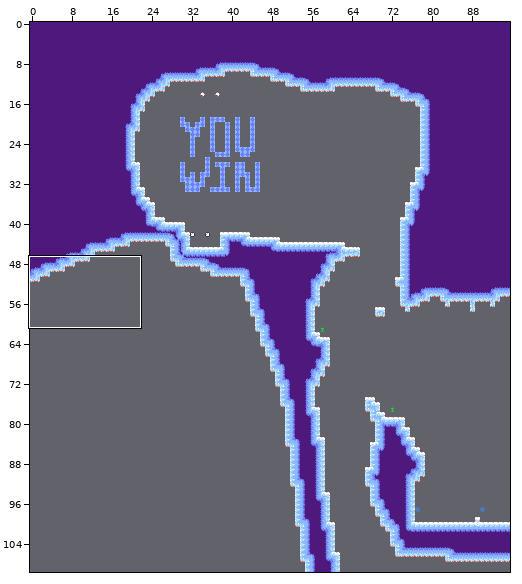
One commit to this Tiled map (JSON): assets/world/room/ice2.json. Above, an overview of the earlier version with the close-up marked.
Close-up. Before the edit:
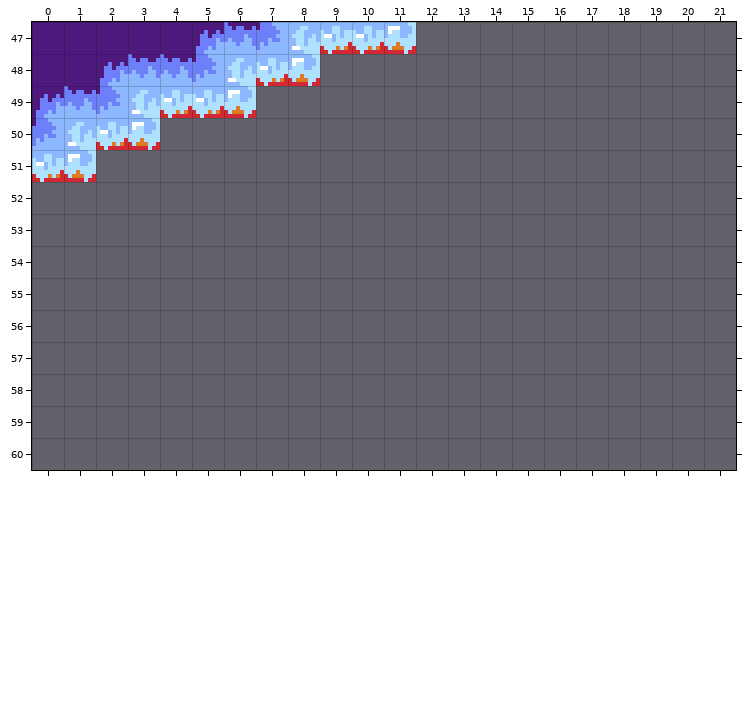
Cells are 8x8 px. Shown: x 0..21, y 47..60. The commit also changed other parts of the map, which this record leaves out.
Once edited:
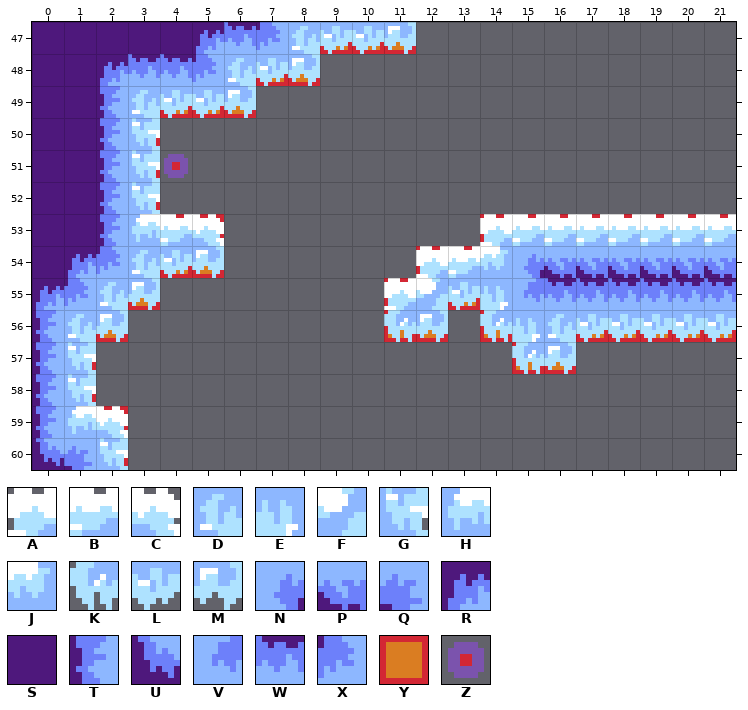
Key: from "ice": A 0, B 1, C 2, D 3, E 4, F 6, G 15, H 16, J 17, K 26, L 27, M 28, N 49, P 50, Q 51, R 60, S 63, T 64, U 73, V 75, W 76, X 77; from "tools": Y 1 "ground", Z 8 "Magmasquito".
_ is an empty cell.
Commit message: finished ice (pre final), magmasquito behavior adjustments
Diff:
Layer "entity":
The author put tile Z in row 51 at x 4.
Layer "draft":
The author put tile Y in rows 51 to 52 at x 3; in row 53 at x 4 to 5 and 14 to 21; in row 54 at x 4 to 5 and 12 to 13; in row 55 at x 3, 11 and 13; in row 56 at x 2, 11 to 12, 14 and 17 to 21; in row 57 at x 1 and 15 to 16.
The author put tile Y in row 58 at x 1; in rows 59 to 60 at x 2.
Layer "map":
The author put tile A in row 53 at x 14; in row 54 at x 12; in row 55 at x 11.
The author put tile B in row 53 at x 4 and 15 to 21; in row 54 at x 13.
The author put tile C in row 53 at x 5; in row 59 at x 2.
The author put tile D in row 54 at x 3; in row 55 at x 2; in row 56 at x 1 and 16.
The author put tile E in row 55 at x 14; in row 56 at x 15.
The author put tile F in row 55 at x 12.
Tile M becomes tile G in row 50 at x 3.
The author put tile G in rows 51 to 52 at x 3; in rows 57 to 58 at x 1; in row 60 at x 2.
The author put tile H in row 53 at x 3; in row 59 at x 1.
The author put tile J in row 54 at x 14.
The author put tile K in row 56 at x 11 and 14; in row 57 at x 15.
The author put tile L in row 54 at x 4; in row 55 at x 13; in row 56 at x 17 to 21.
The author put tile M in row 54 at x 5; in row 55 at x 3; in row 56 at x 2 and 12; in row 57 at x 16.
The author put tile N in row 54 at x 15.
The author put tile P in row 54 at x 16 to 21.
The author put tile Q in row 60 at x 1.
The author put tile R in row 54 at x 1; in row 55 at x 0.
Tile D becomes tile S in row 50 at x 1.
Tile L becomes tile S in row 51 at x 0.
Tile M becomes tile S in row 51 at x 1.
Tile R becomes tile S in row 49 at x 0.
Tile W becomes tile S in row 49 at x 1.
Tile X becomes tile S in row 50 at x 0.
The author put tile S in rows 52 to 53 at x 0 to 1; in row 54 at x 0.
Tile L becomes tile T in row 50 at x 2.
Tile X becomes tile T in row 49 at x 2.
The author put tile T in rows 51 to 53 at x 2; in rows 56 to 59 at x 0.
The author put tile U in row 60 at x 0.
The author put tile V in row 55 at x 15.
The author put tile W in row 55 at x 16 to 21.
The author put tile X in row 54 at x 2; in row 55 at x 1.
Changed places in both close-ups, as pixel boxes (x1, y1, x2, y2):
changed: (32, 86, 224, 470)
added: (384, 214, 736, 374)
